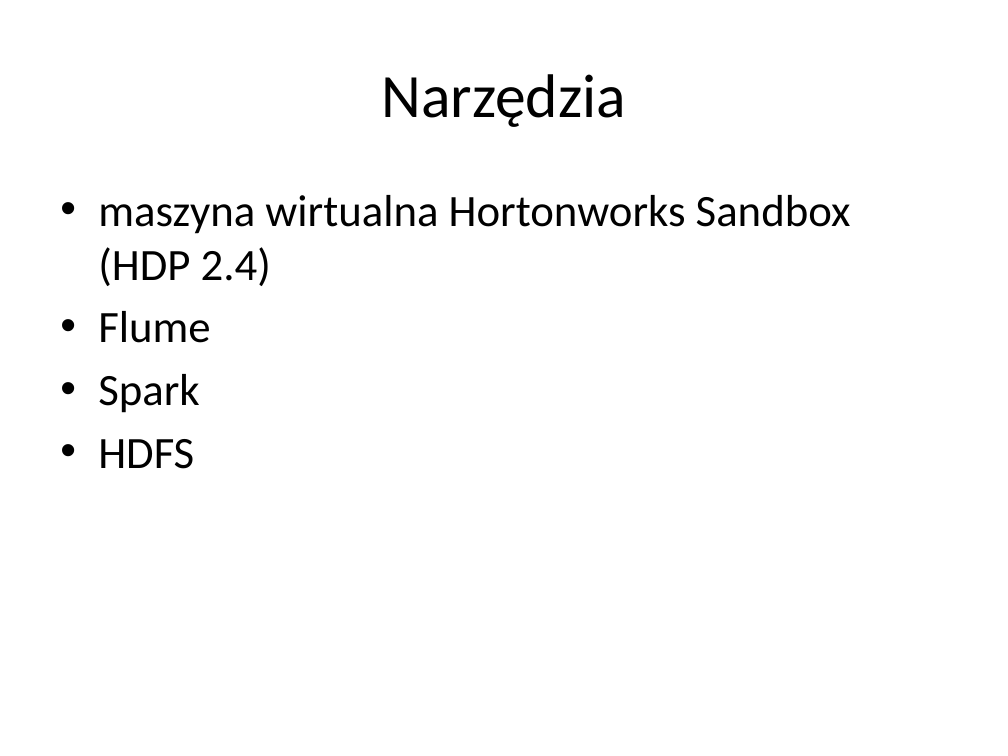
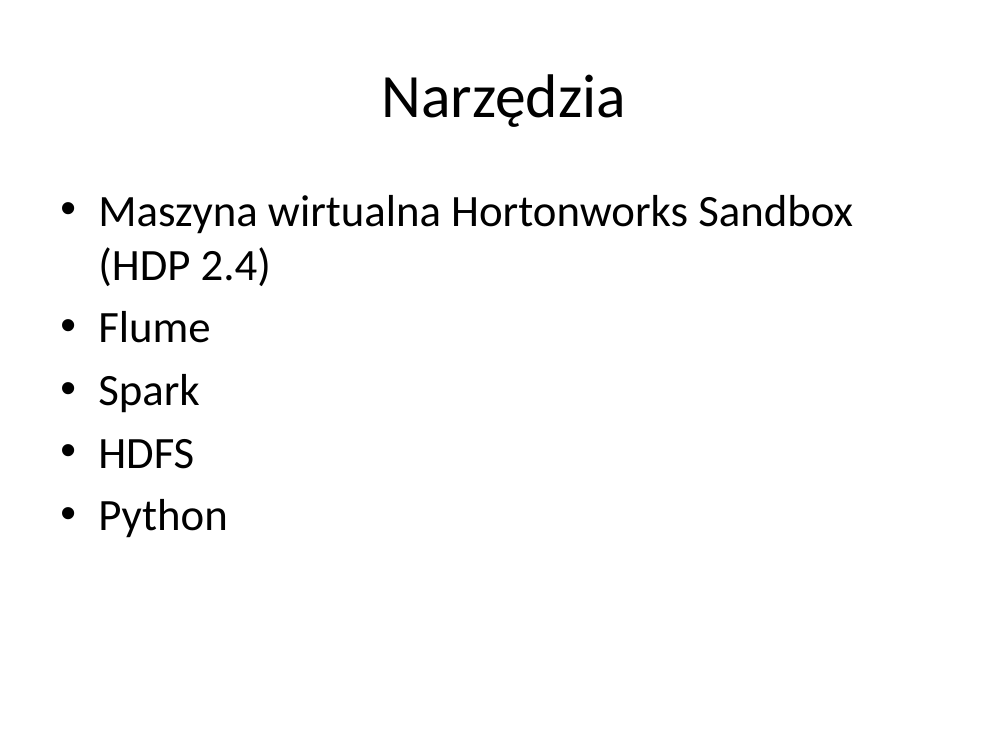
Before and after one commit to anyanyany/DataScience, a slide deck: slide 3 of PozyskiwanieDanych/prezentacja szablon.pptx. Drawn at 1008x756 pixels with LibreOffice and Linux fonts; fonts in the diff are those of the drawing. Boxes give left, top, right and bottom in pixels: in the first picture for what was removed or moved away, otherwise in the second. Text is boxed around its words. In the diff, an @@ line names an element or a change of style, - is before the commit and + after.

Commit message:
Minor changes to presentation

```diff
--- a/PozyskiwanieDanych/prezentacja szablon.pptx
+++ b/PozyskiwanieDanych/prezentacja szablon.pptx
@@ text at (x1=98, y1=195, x2=853, y2=286): text changed @@
-• maszyna wirtualna Hortonworks Sandbox (HDP 2.4)
+• Maszyna wirtualna Hortonworks Sandbox (HDP 2.4)
@@ text at (x1=98, y1=499, x2=228, y2=538): paragraph added @@
+• Python
```
Also in this commit, not shown: 2 other slides changed.
